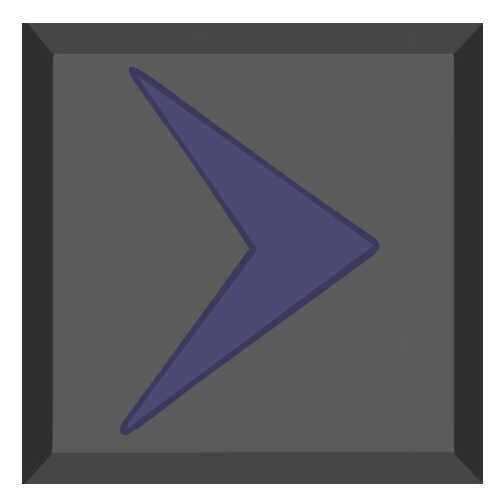
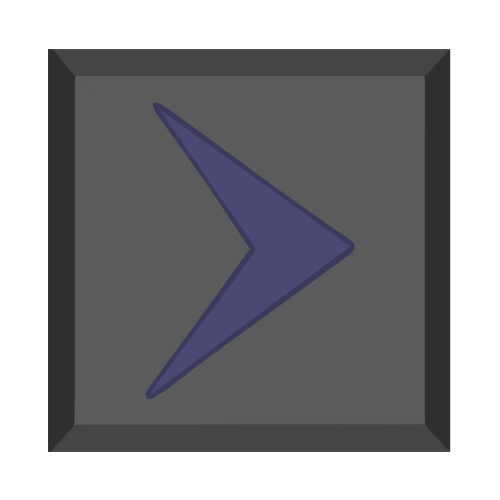
Revision of a layered 500×500 image; what changed, layer by layer:
showed "FD2" over left=145, top=101, right=356, bottom=400
hid "FD" over left=119, top=65, right=381, bottom=436
showed "Fondo tecla 2" over left=48, top=49, right=451, bottom=452
hid "Fondo tecla" over left=22, top=23, right=485, bottom=484
